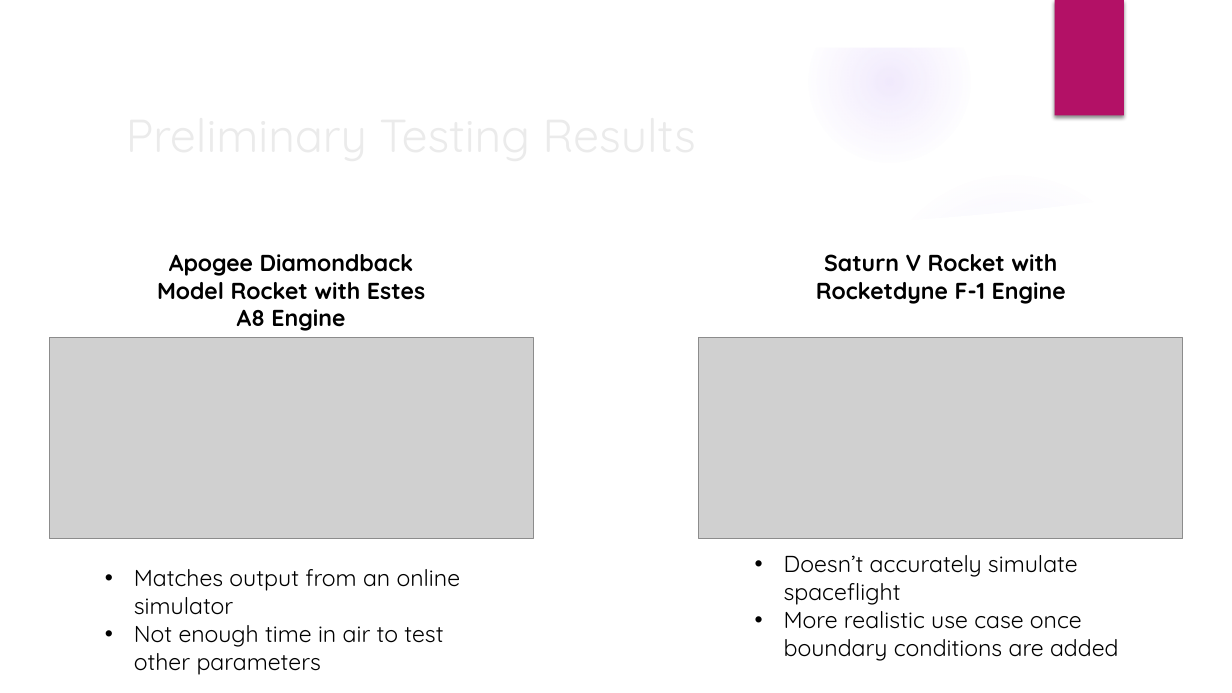
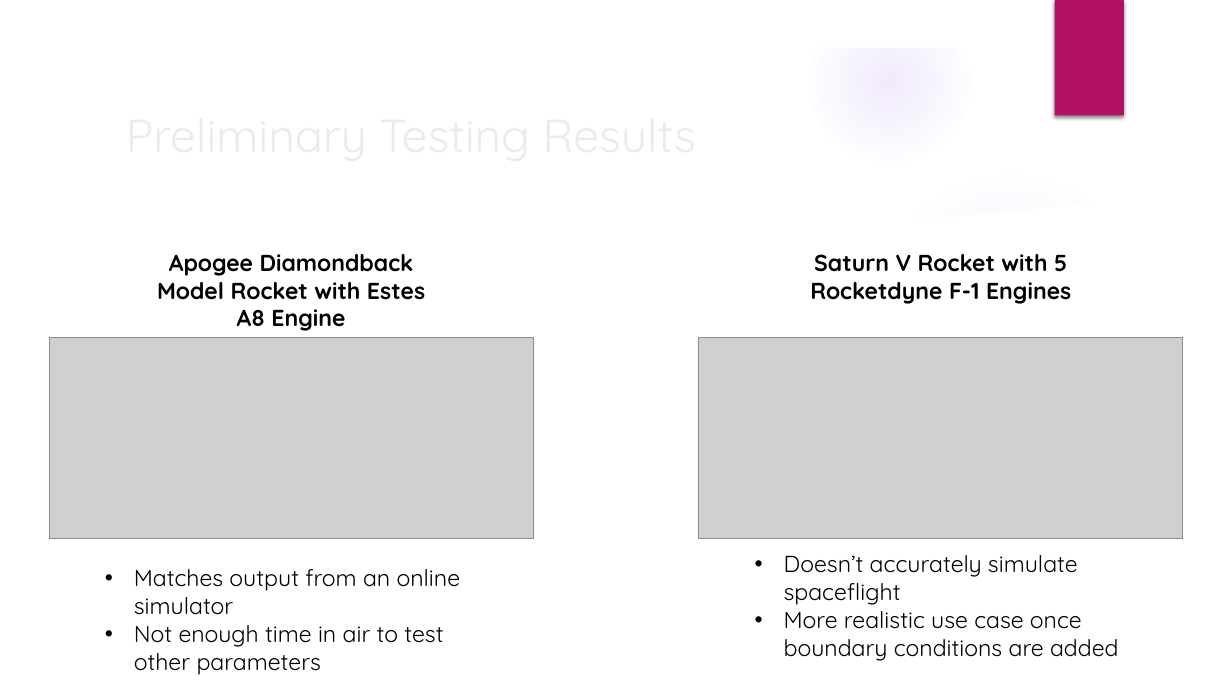
Before and after one commit to devsaxena974/RocketTrajectory, a slide deck: slide 4 of Simulating Rocket Trajectories Using Thrust Profiles.pptx. Drawn at 1232x693 pixels with LibreOffice and Linux fonts; fonts in the diff are those of the drawing; grey boxes stand for pictures; background and template pictures are left out. Boxes give left, top, right and bottom in pixels: in the first picture for what was removed or moved away, otherwise in the second. Text is boxed around its words. In the diff, an @@ line names an element or a change of style, - is before the commit and + after.

```diff
--- a/Simulating Rocket Trajectories Using Thrust Profiles.pptx
+++ b/Simulating Rocket Trajectories Using Thrust Profiles.pptx
@@ text at [810,254,1071,304]: text changed @@
-Saturn V Rocket with Rocketdyne F-1 Engine
+Saturn V Rocket with 5 Rocketdyne F-1 Engines
```
Also in this commit, not shown: 1 other slide changed, 5 other files.
